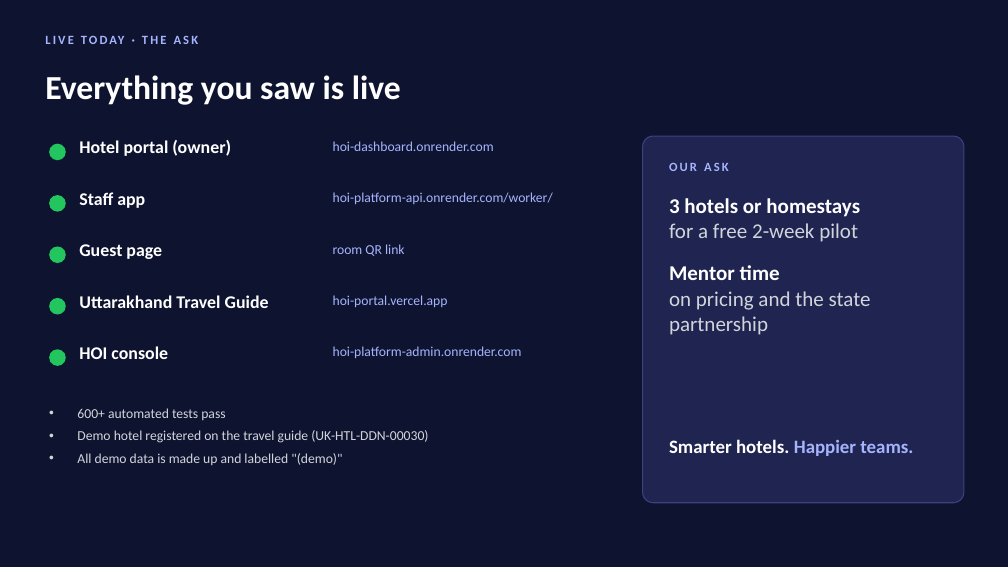
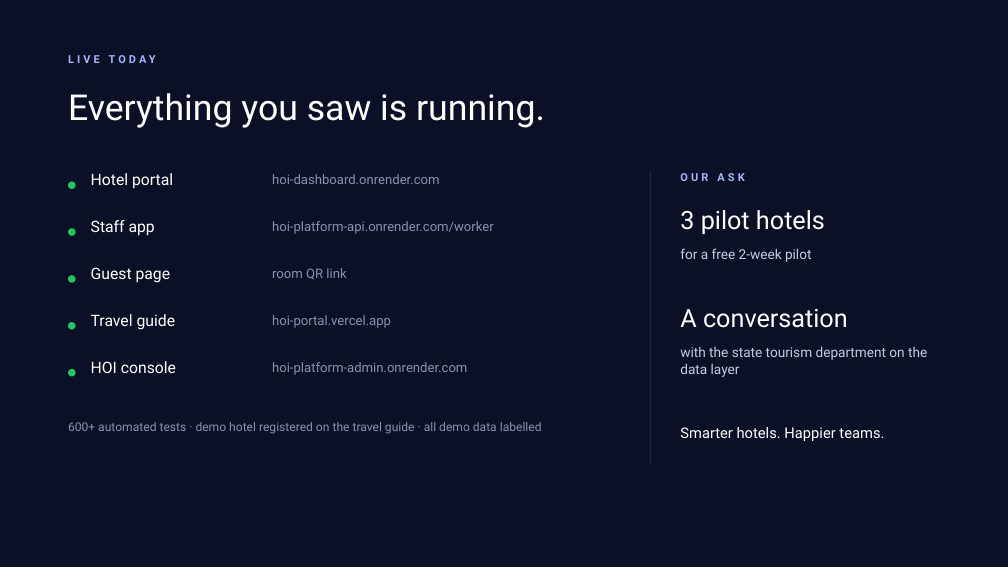
Before and after one commit to Ashu-Stark/Hospitality-, a slide deck: slide 10 of docs/HOI_Final_Pitch.pptx. Drawn at 1008x567 pixels with LibreOffice and Linux fonts; fonts in the diff are those of the drawing. Boxes give left, top, right and bottom in pixels: in the first picture for what was removed or moved away, otherwise in the second. Text is boxed around its words. In the diff, an @@ line names an element or a change of style, - is before the commit and + after.

Commit message:
Final pitch deck: professional minimal redesign; new slide on the state data layer (crowd, occupancy, registrations, complaints, jobs live; money flow next)

```diff
--- a/docs/HOI_Final_Pitch.pptx
+++ b/docs/HOI_Final_Pitch.pptx
@@ background #0E1330 to #0B1026 @@
@@ text at bbox=[222, 75, 401, 440]: text changed; size 12 to 10.5 pt; font Calibri to Roboto @@
-LIVE TODAY · THE ASK
+LIVE TODAY
@@ text at bbox=[68, 93, 545, 128]: text changed; size 32 to 34 pt; font Calibri to Roboto; bold off @@
-Everything you saw is live
+Everything you saw is running.
@@ rounded rectangle removed at bbox=[643, 136, 964, 503] @@
@@ text at bbox=[91, 173, 173, 189]: text changed; size 17 to 15 pt; font Calibri to Roboto; bold off @@
-Hotel portal (owner)
+Hotel portal
@@ size 13 to 12.5 pt, font Calibri to Roboto, text colour #A5B4FC to #8B90B0 in 4 elements at bbox=[272, 362, 467, 375], bbox=[272, 315, 391, 328], bbox=[272, 268, 346, 280], bbox=[272, 174, 440, 184] @@
@@ text "hoi-dashboard.onrender.com": place and size @@
-text "hoi-dashboard.onrender.com" at bbox=[333, 141, 494, 151]
+text "hoi-dashboard.onrender.com" at bbox=[272, 174, 440, 184]
@@ line added from (650, 170) to (650, 465), #2A3160 0.75 pt @@
@@ text "OUR ASK": place and size @@
-text "OUR ASK" at bbox=[669, 163, 729, 171]
+text "OUR ASK" at bbox=[680, 173, 744, 181]
@@ text "OUR ASK" at bbox=[680, 173, 744, 181]: size 12 to 10.5 pt, font Calibri to Roboto, letter spacing 2 to 3 pt @@
@@ ellipse: place and size @@
-ellipse at bbox=[49, 144, 66, 160]
+ellipse at bbox=[68, 181, 76, 189]
@@ ellipse: place and size @@
-ellipse at bbox=[49, 195, 66, 212]
+ellipse at bbox=[68, 228, 76, 236]
@@ size 17 to 15 pt, font Calibri to Roboto, bold off in 3 elements at bbox=[91, 361, 176, 373], bbox=[91, 267, 171, 283], bbox=[91, 220, 155, 236] @@
@@ text "Staff app": place and size @@
-text "Staff app" at bbox=[79, 192, 145, 208]
+text "Staff app" at bbox=[91, 220, 155, 236]
@@ text at bbox=[272, 221, 494, 234]: text changed; size 13 to 12.5 pt; font Calibri to Roboto; text colour #A5B4FC to #8B90B0 @@
-hoi-platform-api.onrender.com/worker/
+hoi-platform-api.onrender.com/worker
@@ text at bbox=[680, 210, 825, 234]: text changed; size 20 to 24 pt; font Calibri to Roboto; text colour #D1D5DB to #FFFFFF @@
-3 hotels or homestays
-for a free 2-week pilot
-Mentor time
-on pricing and the state partnership
+3 pilot hotels
@@ text "Guest page": place and size @@
-text "Guest page" at bbox=[79, 244, 162, 259]
+text "Guest page" at bbox=[91, 267, 171, 283]
@@ text "room QR link": place and size @@
-text "room QR link" at bbox=[333, 244, 405, 256]
+text "room QR link" at bbox=[272, 268, 346, 280]
@@ text added at bbox=[680, 248, 811, 262], 13 pt, text #C7CBE0 @@
+for a free 2-week pilot
@@ ellipse: place and size @@
-ellipse at bbox=[49, 247, 66, 263]
+ellipse at bbox=[68, 275, 76, 283]
@@ ellipse: place and size @@
-ellipse at bbox=[49, 298, 66, 315]
+ellipse at bbox=[68, 322, 76, 330]
@@ text at bbox=[91, 314, 176, 330]: text changed; size 17 to 15 pt; font Calibri to Roboto; bold off @@
-Uttarakhand Travel Guide
+Travel guide
@@ text "hoi-portal.vercel.app": place and size @@
-text "hoi-portal.vercel.app" at bbox=[333, 295, 448, 308]
+text "hoi-portal.vercel.app" at bbox=[272, 315, 391, 328]
@@ text added at bbox=[680, 309, 848, 328], 24 pt, text #FFFFFF @@
+A conversation
@@ text "HOI console": place and size @@
-text "HOI console" at bbox=[79, 346, 168, 359]
+text "HOI console" at bbox=[91, 361, 176, 373]
@@ text "hoi-platform-admin.onrender.com": place and size @@
-text "hoi-platform-admin.onrender.com" at bbox=[333, 346, 522, 359]
+text "hoi-platform-admin.onrender.com" at bbox=[272, 362, 467, 375]
@@ text added at bbox=[680, 346, 927, 377], 13 pt, text #C7CBE0 @@
+with the state tourism department on the data layer
@@ ellipse: place and size @@
-ellipse at bbox=[49, 349, 66, 366]
+ellipse at bbox=[68, 369, 76, 377]
@@ text at bbox=[68, 422, 542, 434]: text changed; size 13 to 11.5 pt; font Calibri to Roboto; text colour #D1D5DB to #8B90B0 @@
-• 600+ automated tests pass
-• Demo hotel registered on the travel guide (UK-HTL-DDN-00030)
-• All demo data is made up and labelled "(demo)"
+600+ automated tests · demo hotel registered on the travel guide · all demo data labelled
@@ text "Smarter hotels. Happier teams.": place and size @@
-text "Smarter hotels. Happier teams." at bbox=[669, 439, 913, 456]
+text "Smarter hotels. Happier teams." at bbox=[680, 427, 884, 441]
@@ text "Smarter hotels. Happier teams." at bbox=[680, 427, 884, 441]: size 18 to 14 pt, font Calibri to Roboto, bold off; text colour #A5B4FC to #FFFFFF in "Happier teams." @@
```
Also in this commit, not shown: 7 other slides changed, 2 slides added, 2 slides removed.
